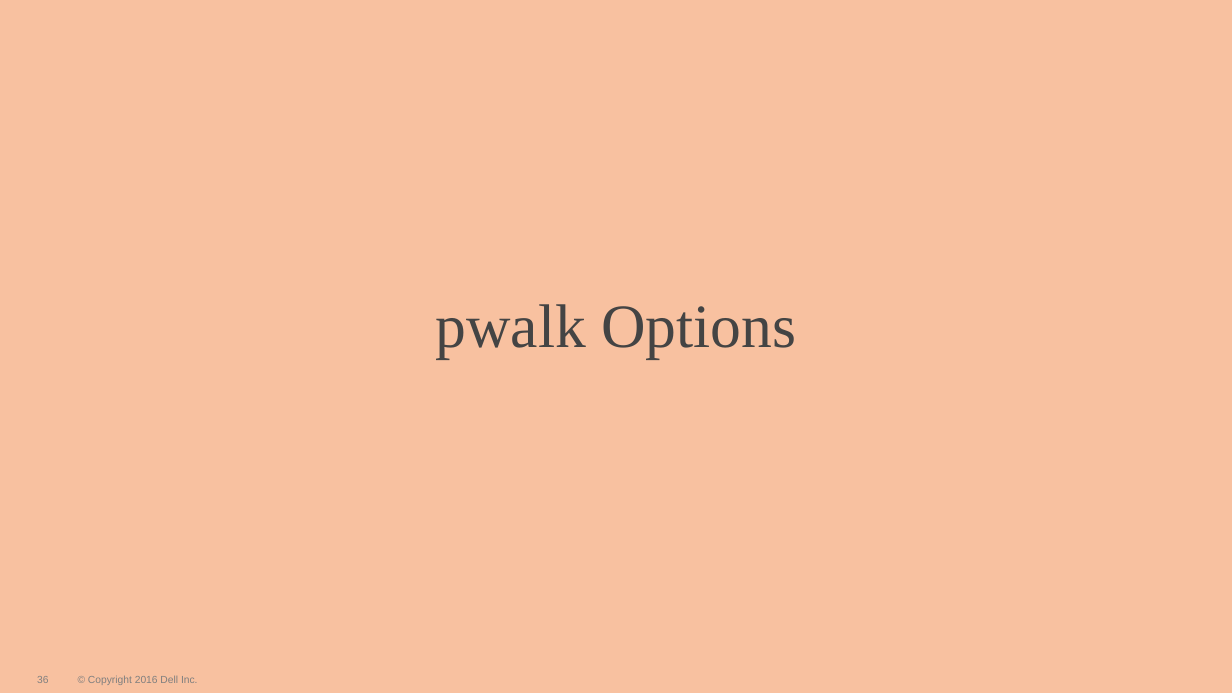
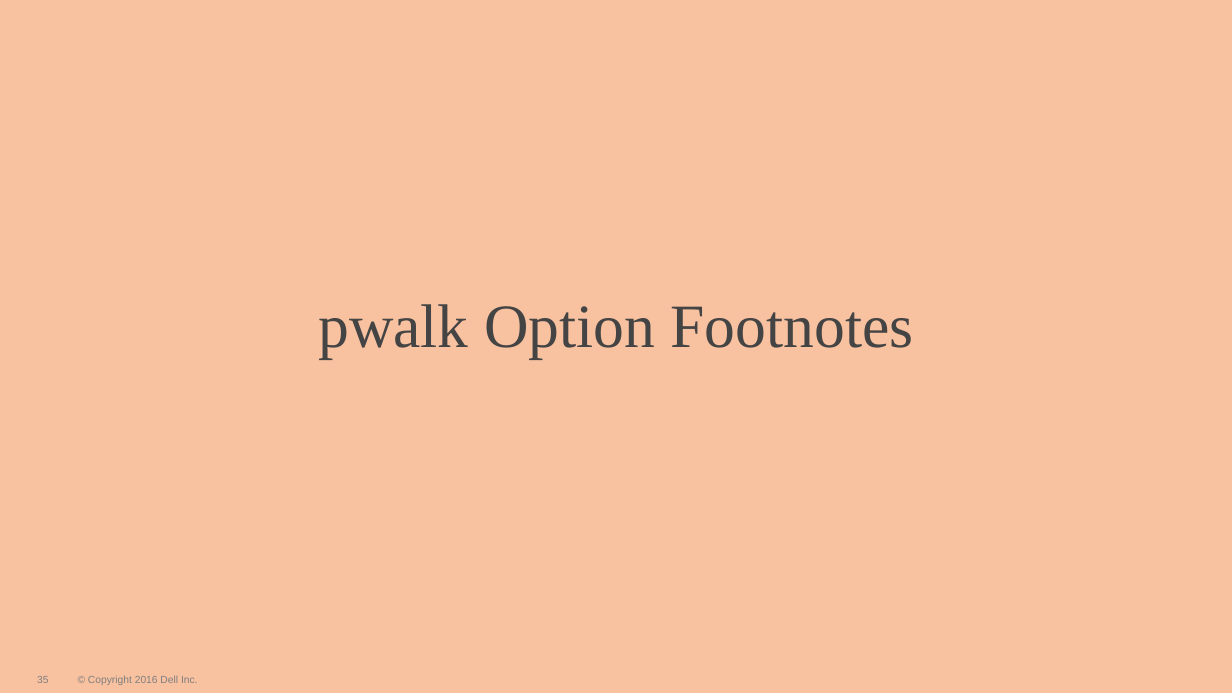
Before and after one commit to WhizBob/pwalk, a slide deck: slide 35 of doc/pwalk_slides.pptx (slide 36 before the commit). Drawn at 1232x693 pixels with LibreOffice and Linux fonts; fonts in the diff are those of the drawing; background and template pictures are left out. Boxes give left, top, right and bottom in pixels: in the first picture for what was removed or moved away, otherwise in the second. Text is boxed around its words. In the diff, an @@ line names an element or a change of style, - is before the commit and + after.

```diff
--- a/doc/pwalk_slides.pptx
+++ b/doc/pwalk_slides.pptx
@@ title at bbox=[318, 304, 914, 358]: text changed @@
-pwalk Options
+pwalk Option Footnotes
```
Also in this commit, not shown: 8 other slides changed, 1 slide removed, 19 other files.
